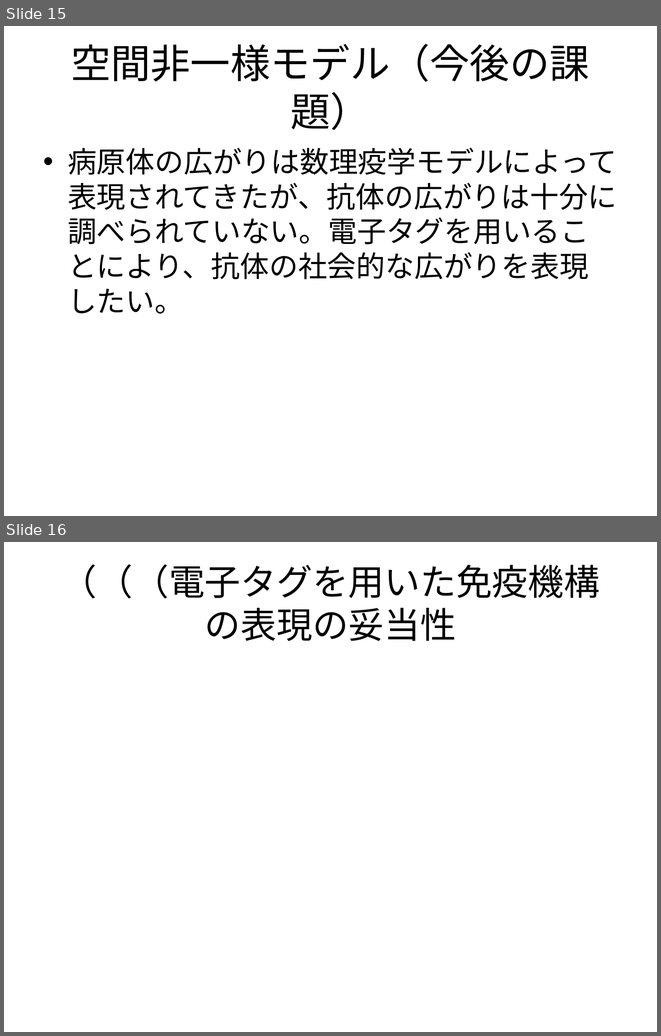
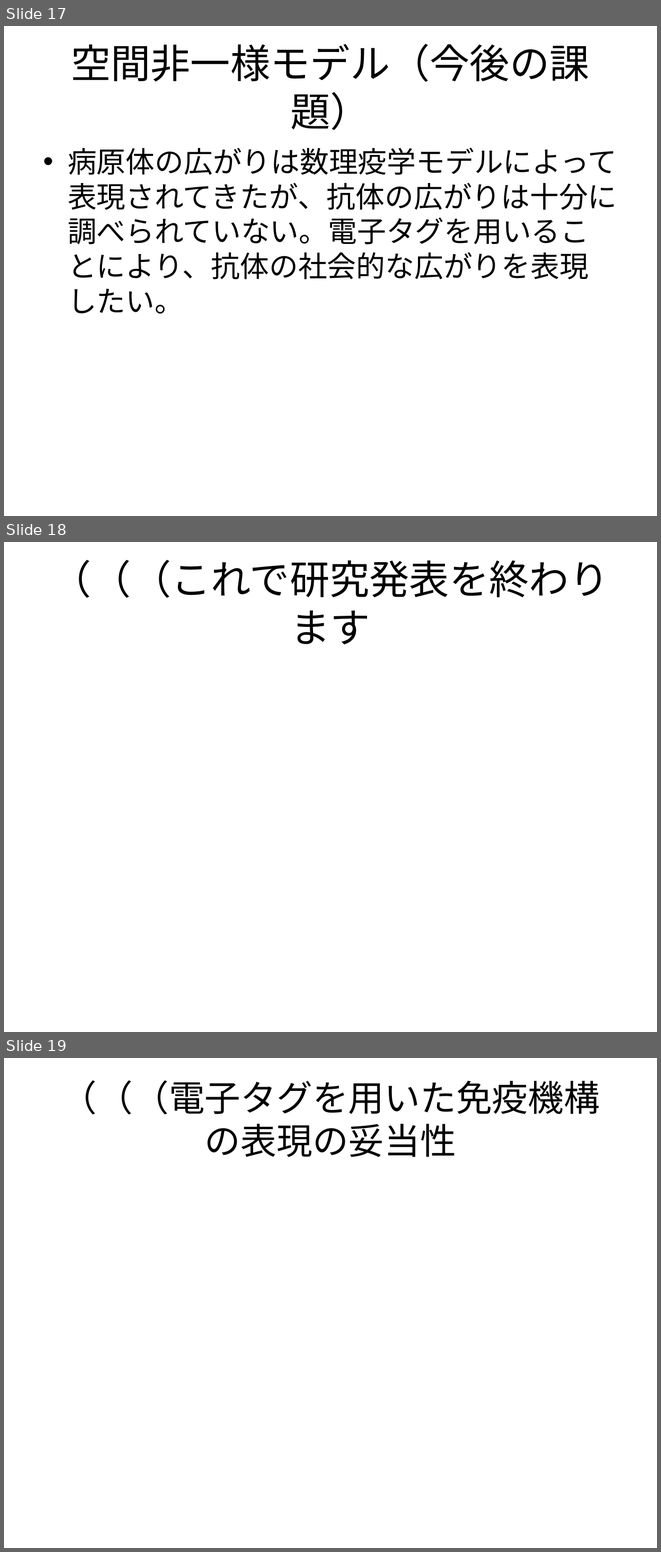
Before and after one commit to nkud/Research-BB, a slide deck: ppt/卒業研究.pptx. Shown one above the other, each under a label of ours: slides 15 and 16 before the commit, slides 17, 18 and 19 after it. The pictures are 661x1036 and 661x1552 pixels, drawn with LibreOffice and Linux fonts; fonts in the diff are those of the drawing. Boxes give left, top, right and bottom in pixels: in the first picture for what was removed or moved away, otherwise in the second. Text is boxed around its words. In the diff, an @@ line names an element or a change of style, - is before the commit and + after.

```diff
--- a/ppt/卒業研究.pptx
+++ b/ppt/卒業研究.pptx
@@ slide 18 added at <box>4,542,657,1032</box>, background #FFFFFF @@
@@ title added at <box>52,559,609,644</box>, 44 pt, text #000000 @@
+（（（これで研究発表を終わります
@@ what was slide 15 is now slide 17 @@
@@ what was slide 16 is now slide 19 @@
```
Also in this commit, not shown: 4 slides changed, 2 other slides added.
